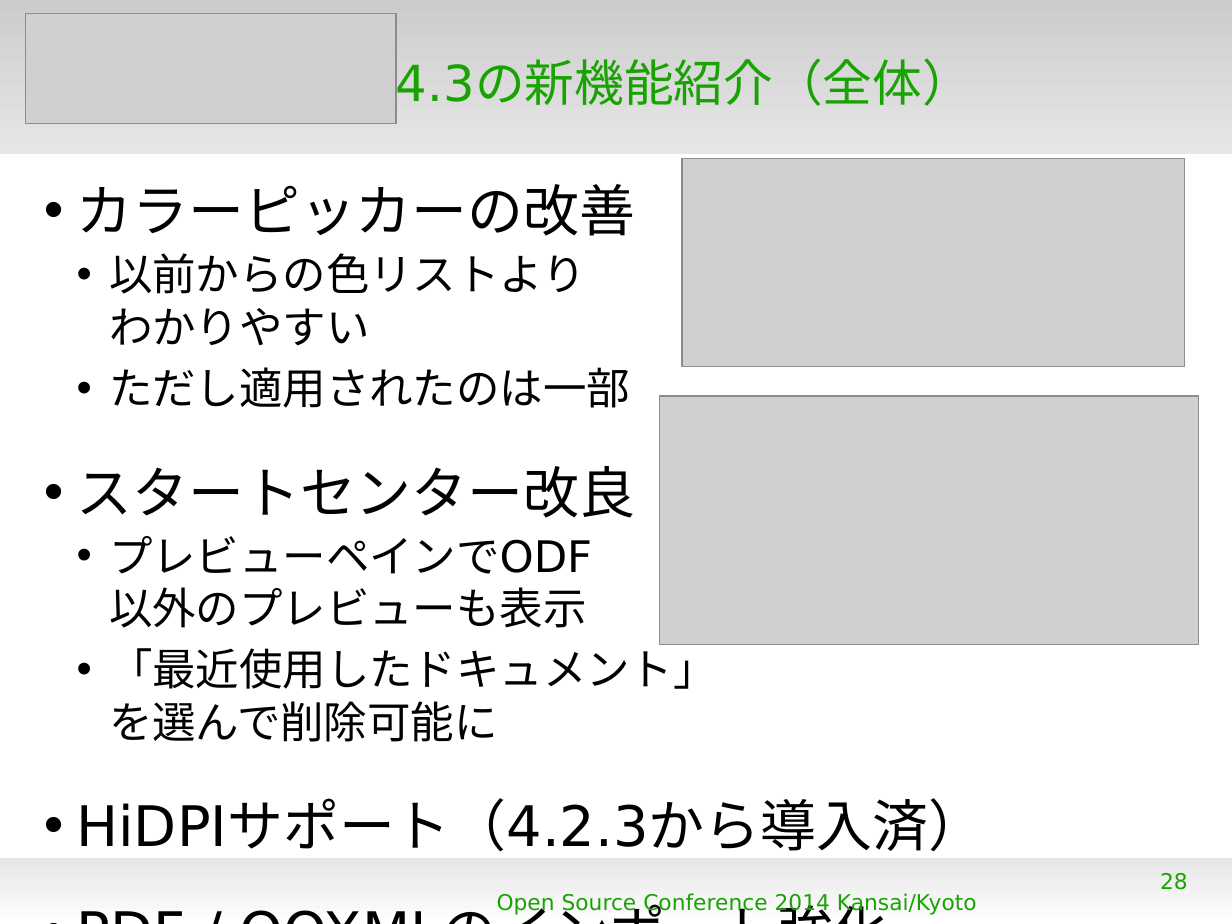
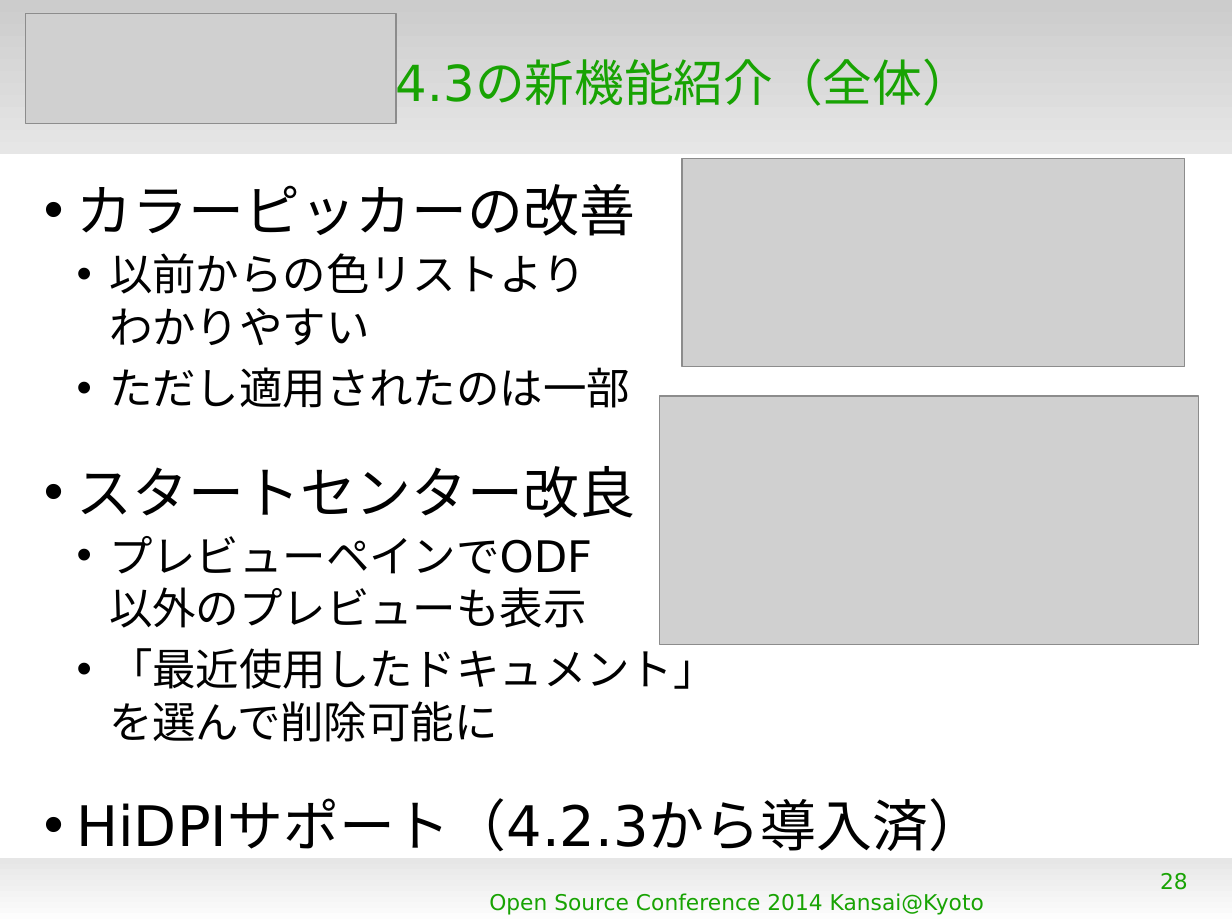
Before and after one commit to gitter-badger/KantoLibreOffice, a slide deck: slide 28 of others/OSC2014Kansai.odp. Drawn at 1232x924 pixels with LibreOffice and Linux fonts; fonts in the diff are those of the drawing; grey boxes stand for pictures; background and template pictures are left out. Boxes give left, top, right and bottom in pixels: in the first picture for what was removed or moved away, otherwise in the second. Text is boxed around its words. In the diff, an @@ line names an element or a change of style, - is before the commit and + after.

```diff
--- a/others/OSC2014Kansai.odp
+++ b/others/OSC2014Kansai.odp
@@ text at box(77, 184, 985, 851): paragraph removed @@
-• PDF / OOXMLのインポート強化
@@ text at box(489, 893, 984, 915): text changed @@
-Open Source Conference 2014 Kansai/Kyoto
+Open Source Conference 2014 Kansai@Kyoto
```
Also in this commit, not shown: 39 other slides changed.
